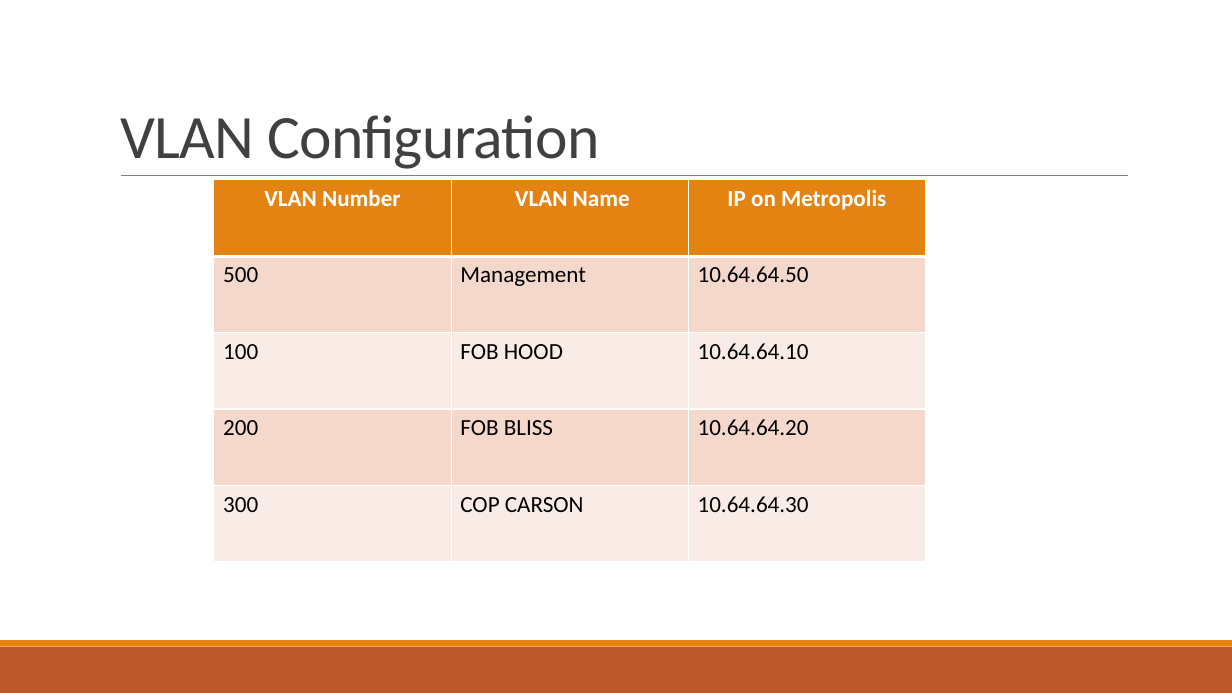
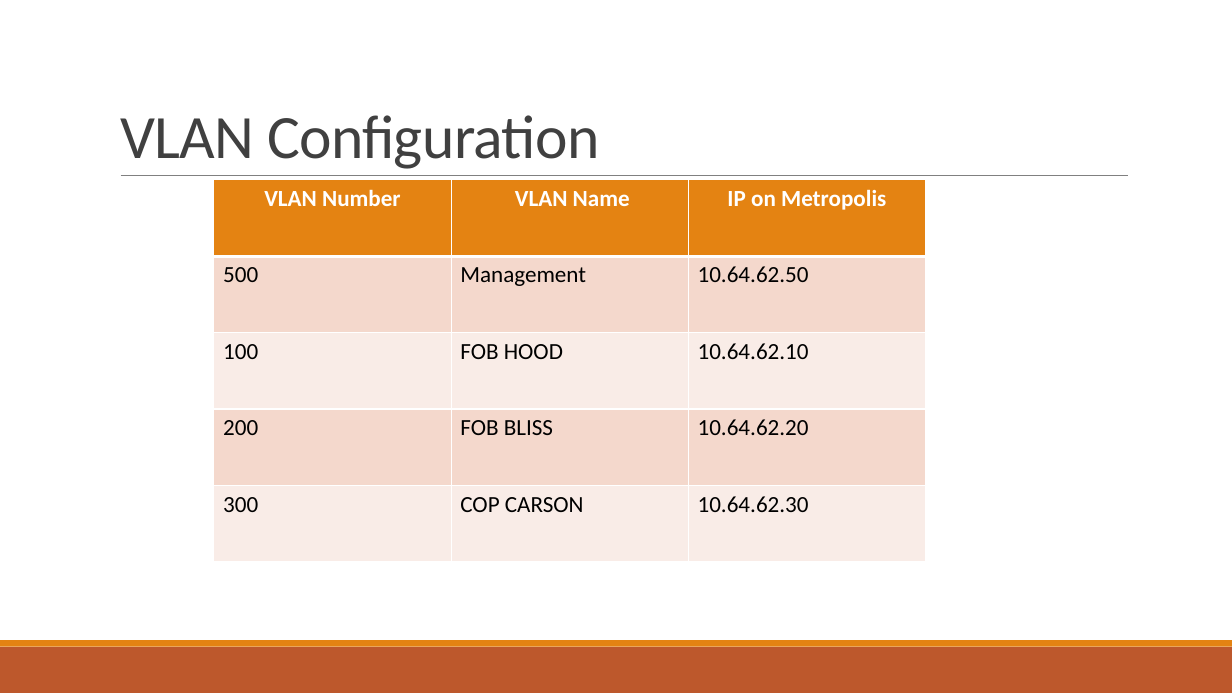
Before and after one commit to wkborn/cy350project, a slide deck: slide 7 of Network Proposal.pptx. Drawn at 1232x693 pixels with LibreOffice and Linux fonts; fonts in the diff are those of the drawing. Boxes give left, top, right and bottom in pixels: in the first picture for what was removed or moved away, otherwise in the second. Text is boxed around its words. In the diff, an @@ line names an element or a change of style, - is before the commit and + after.

```diff
--- a/Network Proposal.pptx
+++ b/Network Proposal.pptx
@@ table at bbox=[214, 180, 927, 563] @@
-row 2, column 3: 10.64.64.50
+row 2, column 3: 10.64.62.50
-row 3, column 3: 10.64.64.10
+row 3, column 3: 10.64.62.10
-row 4, column 3: 10.64.64.20
+row 4, column 3: 10.64.62.20
-row 5, column 3: 10.64.64.30
+row 5, column 3: 10.64.62.30
```
Also in this commit, not shown: 5 other slides changed, 4 slides added, 1 slide removed, 1 other file.
